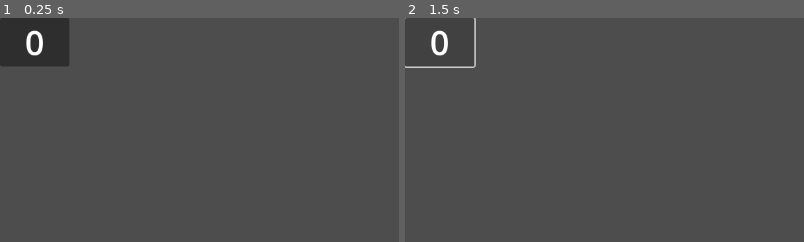
Above: before the commit, frames 1-2 (left to right).
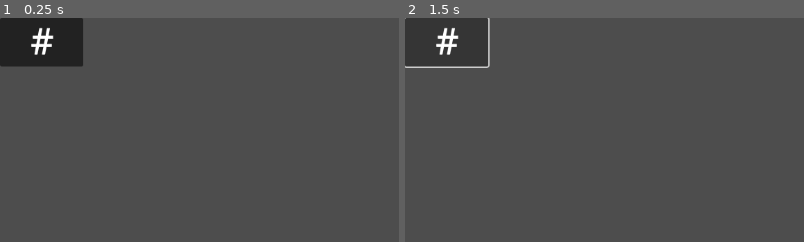
Above: after the commit, the same moments.

Repository: tohuynhphuc/Calculator-Game
Game: Godot game, scene res://objects/buttons/number_buttons/number_btn.tscn
Same seed, same stepped clock (60 frames per second), same inputs: the game is played once before the commit and once after it. This scene is started directly instead of the project's main scene.
Inputs:
- Up to frame 1 (0.25 s): no input
- Up to frame 2 (1.5 s): click "0" (after the commit: "#") at 0.5 s; click "0" (after the commit: "#") at 1.25 s
The pictures show only the part of the screen within x 0-50%, y 0-50%; the shares and areas given below are measured in that part.

The runs differ from the first frame. In frame 1, 1.3% of the frame differs, in the area x 6-21%, y 0-22%; in frame 2, 0.8%.

Commit message:
Redo UI Elements

Diff:
--- a/game.tscn
+++ b/game.tscn
@@ -1,12 +1,21 @@
 [gd_scene load_steps=3 format=3 uid="uid://ckp7nafthdys2"]
 
 [ext_resource type="PackedScene" uid="uid://y6a0fr15urbp" path="res://objects/buttons/buttons_manager.tscn" id="1_80nbo"]
-[ext_resource type="PackedScene" uid="uid://ovmkfttsg6vm" path="res://objects/math_area/math_area.tscn" id="2_e2o6t"]
+[ext_resource type="PackedScene" uid="uid://bl67wqq1fxyor" path="res://ui.tscn" id="1_e2o6t"]
 
-[node name="Game" type="Node2D"]
+[node name="Game" type="Control"]
+layout_mode = 3
+anchors_preset = 15
+anchor_right = 1.0
+anchor_bottom = 1.0
+grow_horizontal = 2
+grow_vertical = 2
 
 [node name="ButtonsManager" parent="." instance=ExtResource("1_80nbo")]
-position = Vector2(79, 305)
+offset_left = 79.0
+offset_top = 305.0
+offset_right = 79.0
+offset_bottom = 305.0
 
-[node name="MathArea" parent="." instance=ExtResource("2_e2o6t")]
-position = Vector2(77, 105)
+[node name="UI" parent="." instance=ExtResource("1_e2o6t")]
+layout_mode = 1
--- a/objects/buttons/base_btn.gd
+++ b/objects/buttons/base_btn.gd
@@ -2,6 +2,7 @@
 extends Node2D
 
 enum btn_type {
+	BASE,
 	NUMBER,
 	EQUATION
 }
@@ -14,9 +15,10 @@
 
 const BTN_SCENE = preload("res://objects/buttons/base_btn.tscn")
 
-static func new_btn(num: int) -> NumberBtn:
-	var new_btn: NumberBtn = BTN_SCENE.instantiate()
-	new_btn.number = num
+static func new_btn(_value: String, _type: btn_type) -> BaseBtn:
+	var new_btn: BaseBtn = BTN_SCENE.instantiate()
+	new_btn.set_value(_value)
+	new_btn.set_type(_type)
 	return new_btn
 
 
@@ -24,11 +26,20 @@
 	value = new_value
 
 
+func set_type(new_type: btn_type) -> void:
+	type = new_type
+
+
 # Called when the node enters the scene tree for the first time.
 func _ready() -> void:
-	label.text = value
+	pass
 
 
 # Called every frame. 'delta' is the elapsed time since the previous frame.
 func _process(delta: float) -> void:
-	pass
+	if label.text != value:
+		label.text = value
+
+
+func get_value() -> String:
+	return value
--- a/objects/buttons/base_btn.tscn
+++ b/objects/buttons/base_btn.tscn
@@ -2,17 +2,22 @@
 
 [ext_resource type="Script" uid="uid://cpaw16ruswkla" path="res://objects/buttons/base_btn.gd" id="1_fl1qo"]
 
-[node name="base_btn" type="Node2D"]
+[node name="base_btn" type="PanelContainer"]
+offset_right = 8.0
+offset_bottom = 8.0
 script = ExtResource("1_fl1qo")
 
 [node name="Button" type="Button" parent="."]
-offset_right = 100.0
-offset_bottom = 70.0
+custom_minimum_size = Vector2(120, 70)
+layout_mode = 2
 
 [node name="Label" type="Label" parent="Button"]
-layout_mode = 0
-offset_right = 100.0
-offset_bottom = 70.0
+layout_mode = 1
+anchors_preset = 15
+anchor_right = 1.0
+anchor_bottom = 1.0
+grow_horizontal = 2
+grow_vertical = 2
 theme_override_font_sizes/font_size = 49
 text = "#"
 horizontal_alignment = 1
--- a/objects/buttons/buttons_manager.gd
+++ b/objects/buttons/buttons_manager.gd
@@ -1,20 +1,29 @@
 extends Node2D
 
-@onready var grid: GridContainer = $GridContainer
+@export var number_grid: GridContainer
+@export var equation_grid: GridContainer
 
-var number_button_arr: Array[int] = [1, 2, 3, 4, 5, 6]
+var number_button_arr: Array[String] = ["1", "2", "3", "4", "5", "6"]
+var equation_button_arr: Array[String] = ["+", "-", "*", "/", "(", ")"]
 
-@export var grid_size_x = 120
-@export var grid_size_y = 90
-@export var grid_cols = 5
+#@export var grid_size_x = 120
+#@export var grid_size_y = 90
+#@export var number_grid_cols = 5
+#@export var equation_grid_cols = 3
 
 # Called when the node enters the scene tree for the first time.
 func _ready() -> void:
 	for i in number_button_arr.size():
-		var button = NumberBtn.new_btn(number_button_arr[i])
-		button.position = calculate_grid_position(i, grid_cols, grid_size_x, grid_size_y)
-		grid.add_child(button)
-		print(button)
+		var button = NumberBtn.new_btn(str(number_button_arr[i]))
+		#button.position = calculate_grid_position(i, number_grid_cols, grid_size_x, grid_size_y)
+		number_grid.add_child(button)
+		print(button.get_value())
+
+	for i in equation_button_arr.size():
+		var button = EquationBtn.new_btn(str(equation_button_arr[i]))
+		#button.position = calculate_grid_position(i, equation_grid_cols, grid_size_x, grid_size_y)
+		equation_grid.add_child(button)
+		print(button.get_value())
 
 
 # Called every frame. 'delta' is the elapsed time since the previous frame.
--- a/objects/buttons/buttons_manager.tscn
+++ b/objects/buttons/buttons_manager.tscn
@@ -2,14 +2,9 @@
 
 [ext_resource type="Script" uid="uid://bsrq7epkhx0m5" path="res://objects/buttons/buttons_manager.gd" id="1_18tkk"]
 
-[node name="ButtonsManager" type="Node2D"]
+[node name="ButtonsManager" type="Control" node_paths=PackedStringArray("number_grid", "equation_grid")]
+layout_mode = 3
+anchors_preset = 0
 script = ExtResource("1_18tkk")
-
-[node name="NumberContainer" type="GridContainer" parent="."]
-offset_right = 1034.0
-offset_bottom = 265.0
-columns = 5
-
-[node name="EquationContainer" type="GridContainer" parent="."]
-offset_right = 40.0
-offset_bottom = 40.0
+number_grid = NodePath("")
+equation_grid = NodePath("")
--- /dev/null
+++ b/objects/buttons/equation_buttons/equation_btn.gd
@@ -0,0 +1,19 @@
+class_name EquationBtn
+extends BaseBtn
+
+const EQUATION_BTN_SCENE = preload("res://objects/buttons/equation_buttons/equation_btn.tscn")
+
+static func new_btn(_value: String, _type: btn_type = btn_type.EQUATION) -> EquationBtn:
+	var new_btn: EquationBtn = EQUATION_BTN_SCENE.instantiate()
+	new_btn.set_value(_value)
+	new_btn.set_type(_type)
+	return new_btn
+
+
+# Called when the node enters the scene tree for the first time.
+func _ready() -> void:
+	pass
+
+
+func _on_button_pressed() -> void:
+	EventBus.equation_button_clicked.emit(value)
--- /dev/null
+++ b/objects/buttons/equation_buttons/equation_btn.tscn
@@ -0,0 +1,12 @@
+[gd_scene load_steps=3 format=3 uid="uid://bfyd76cs1cw83"]
+
+[ext_resource type="PackedScene" uid="uid://8h5l3r7g8np4" path="res://objects/buttons/base_btn.tscn" id="1_kbvsr"]
+[ext_resource type="Script" uid="uid://dus18owr1aukr" path="res://objects/buttons/equation_buttons/equation_btn.gd" id="2_3lgat"]
+
+[node name="equation_btn" instance=ExtResource("1_kbvsr")]
+script = ExtResource("2_3lgat")
+
+[node name="Button" parent="." index="0"]
+layout_mode = 0
+
+[connection signal="pressed" from="Button" to="." method="_on_button_pressed"]
--- a/objects/buttons/number_buttons/number_btn.gd
+++ b/objects/buttons/number_buttons/number_btn.gd
@@ -1,27 +1,19 @@
 class_name NumberBtn
 extends BaseBtn
 
-@export var number : int
-
-signal button_pressed
-
 const NUMBER_BTN_SCENE = preload("res://objects/buttons/number_buttons/number_btn.tscn")
 
-static func new_btn(num: int) -> NumberBtn:
+static func new_btn(_value: String, _type: btn_type = btn_type.NUMBER) -> NumberBtn:
 	var new_btn: NumberBtn = NUMBER_BTN_SCENE.instantiate()
-	new_btn.number = num
+	new_btn.set_value(_value)
+	new_btn.set_type(_type)
 	return new_btn
 
 
 # Called when the node enters the scene tree for the first time.
 func _ready() -> void:
-	label.text = str(number)
-
-
-# Called every frame. 'delta' is the elapsed time since the previous frame.
-func _process(delta: float) -> void:
 	pass
 
 
 func _on_button_pressed() -> void:
-	EventBus.number_button_clicked.emit(number)
+	EventBus.number_button_clicked.emit(value)
--- a/objects/buttons/number_buttons/number_btn.tscn
+++ b/objects/buttons/number_buttons/number_btn.tscn
@@ -1,23 +1,12 @@
-[gd_scene load_steps=2 format=3 uid="uid://d8do8ae5x2ai"]
+[gd_scene load_steps=3 format=3 uid="uid://d8do8ae5x2ai"]
 
-[ext_resource type="Script" uid="uid://bvwh2cdwhq1ld" path="res://objects/buttons/number_buttons/number_btn.gd" id="1_pgaxo"]
+[ext_resource type="PackedScene" uid="uid://8h5l3r7g8np4" path="res://objects/buttons/base_btn.tscn" id="1_pgaxo"]
+[ext_resource type="Script" uid="uid://bvwh2cdwhq1ld" path="res://objects/buttons/number_buttons/number_btn.gd" id="2_36fk0"]
 
-[node name="NumberBtn" type="Node2D"]
-script = ExtResource("1_pgaxo")
-number = null
+[node name="number_btn" instance=ExtResource("1_pgaxo")]
+script = ExtResource("2_36fk0")
 
-[node name="Button" type="Button" parent="."]
-offset_right = 100.0
-offset_bottom = 70.0
+[node name="Button" parent="." index="0"]
+layout_mode = 0
 
-[node name="Label" type="Label" parent="Button"]
-layout_mode = 0
-offset_right = 100.0
-offset_bottom = 70.0
-theme_override_font_sizes/font_size = 49
-text = "1"
-horizontal_alignment = 1
-vertical_alignment = 1
-
-[connection signal="button_pressed" from="." to="." method="_on_button_pressed"]
 [connection signal="pressed" from="Button" to="." method="_on_button_pressed"]
--- a/objects/math_area/math_area.gd
+++ b/objects/math_area/math_area.gd
@@ -1,13 +1,14 @@
 extends Node2D
 
-@onready var label = $Label
+@onready var label = $PanelContainer/MarginContainer/VBoxContainer/Expression
 
 var characters: Array[String] = []
 
 
 # Called when the node enters the scene tree for the first time.
 func _ready() -> void:
-	EventBus.number_button_clicked.connect(on_number_buttons_clicked)
+	EventBus.number_button_clicked.connect(on_buttons_clicked)
+	EventBus.equation_button_clicked.connect(on_buttons_clicked)
 
 
 # Called every frame. 'delta' is the elapsed time since the previous frame.
@@ -15,7 +16,6 @@
 	var text = ""
 	for char in characters:
 		text += char
-		text += " "
 	label.text = text
 
 
@@ -30,6 +30,6 @@
 	characters.remove_at(characters.size() - 1)
 
 
-func on_number_buttons_clicked(value: int) -> void:
-	add_characters(str(value))
+func on_buttons_clicked(value: String) -> void:
+	add_characters(value)
 	print(value)
--- a/objects/math_area/math_area.tscn
+++ b/objects/math_area/math_area.tscn
@@ -2,11 +2,30 @@
 
 [ext_resource type="Script" uid="uid://bomksf8o6q2j1" path="res://objects/math_area/math_area.gd" id="1_6qtjq"]
 
-[node name="MathArea" type="Node2D"]
+[node name="MathArea" type="PanelContainer"]
+offset_right = 800.0
+offset_bottom = 354.0
 script = ExtResource("1_6qtjq")
 
-[node name="Label" type="Label" parent="."]
-offset_right = 1035.0
-offset_bottom = 100.0
+[node name="MarginContainer" type="MarginContainer" parent="."]
+layout_mode = 2
+theme_override_constants/margin_left = 50
+theme_override_constants/margin_top = 50
+theme_override_constants/margin_right = 50
+theme_override_constants/margin_bottom = 50
+
+[node name="VBoxContainer" type="VBoxContainer" parent="MarginContainer"]
+layout_mode = 2
+
+[node name="TargetNumber" type="Label" parent="MarginContainer/VBoxContainer"]
+layout_mode = 2
+size_flags_horizontal = 4
+size_flags_vertical = 1
+theme_override_font_sizes/font_size = 96
+text = "###"
+
+[node name="Expression" type="Label" parent="MarginContainer/VBoxContainer"]
+custom_minimum_size = Vector2(700, 0)
+layout_mode = 2
 theme_override_font_sizes/font_size = 86
 text = "sample"
--- a/project.godot
+++ b/project.godot
@@ -19,6 +19,10 @@
 
 EventBus="*res://utils/autoload/event_bus.gd"
 
+[gui]
+
+theme/default_font_multichannel_signed_distance_field=true
+
 [rendering]
 
 renderer/rendering_method="gl_compatibility"
--- /dev/null
+++ b/ui.tscn
@@ -0,0 +1,76 @@
+[gd_scene load_steps=3 format=3 uid="uid://bl67wqq1fxyor"]
+
+[ext_resource type="PackedScene" uid="uid://ovmkfttsg6vm" path="res://objects/math_area/math_area.tscn" id="1_27fn8"]
+[ext_resource type="Script" uid="uid://cpaw16ruswkla" path="res://objects/buttons/base_btn.gd" id="2_nltto"]
+
+[node name="UI" type="Control"]
+layout_mode = 3
+anchors_preset = 15
+anchor_right = 1.0
+anchor_bottom = 1.0
+grow_horizontal = 2
+grow_vertical = 2
+size_flags_horizontal = 3
+size_flags_vertical = 3
+
+[node name="HBoxContainer" type="HBoxContainer" parent="."]
+layout_mode = 1
+anchors_preset = 15
+anchor_right = 1.0
+anchor_bottom = 1.0
+grow_horizontal = 2
+grow_vertical = 2
+theme_override_constants/separation = 10
+
+[node name="LeftPanel" type="PanelContainer" parent="HBoxContainer"]
+layout_mode = 2
+size_flags_horizontal = 3
+size_flags_stretch_ratio = 3.0
+
+[node name="LeftSide" type="VBoxContainer" parent="HBoxContainer/LeftPanel"]
+layout_mode = 2
+theme_override_constants/separation = 10
+
+[node name="ProgressBar" type="ProgressBar" parent="HBoxContainer/LeftPanel/LeftSide"]
+layout_mode = 2
+
+[node name="MathArea" parent="HBoxContainer/LeftPanel/LeftSide" instance=ExtResource("1_27fn8")]
+layout_mode = 2
+
+[node name="NumberContainer" type="GridContainer" parent="HBoxContainer/LeftPanel/LeftSide"]
+layout_mode = 2
+size_flags_vertical = 3
+columns = 8
+script = ExtResource("2_nltto")
+
+[node name="RightPanel" type="PanelContainer" parent="HBoxContainer"]
+layout_mode = 2
+size_flags_horizontal = 3
+
+[node name="VBoxContainer" type="VBoxContainer" parent="HBoxContainer/RightPanel"]
+layout_mode = 2
+
+[node name="Money" type="Control" parent="HBoxContainer/RightPanel/VBoxContainer"]
+custom_minimum_size = Vector2(0, 80)
+layout_mode = 2
+
+[node name="MoneyText" type="Label" parent="HBoxContainer/RightPanel/VBoxContainer/Money"]
+layout_mode = 1
+anchors_preset = 8
+anchor_left = 0.5
+anchor_top = 0.5
+anchor_right = 0.5
+anchor_bottom = 0.5
+offset_left = -20.5
+offset_top = -11.1667
+offset_right = 20.5
+offset_bottom = 11.1667
+grow_horizontal = 2
+grow_vertical = 2
+theme_override_font_sizes/font_size = 41
+text = "$###"
+
+[node name="EquationContainer" type="GridContainer" parent="HBoxContainer/RightPanel/VBoxContainer"]
+layout_mode = 2
+size_flags_vertical = 3
+columns = 3
--- a/utils/autoload/event_bus.gd
+++ b/utils/autoload/event_bus.gd
@@ -1,4 +1,4 @@
 extends Node
 
-signal number_button_clicked(value: int)
+signal number_button_clicked(value: String)
 signal equation_button_clicked(value: String)
--- /dev/null
+++ b/utils/calculator.gd
@@ -0,0 +1,299 @@
+class_name Calculator
+
+static func evaluate(expression: String) -> Variant:
+	if expression.strip_edges() == "":
+		return null
+
+	var tokens = tokenize(expression)
+	if tokens.size() == 0:  # tokenizer failed or empty
+		return null
+
+	var processed = _process_unary_and_implicit(tokens)
+	if processed.size() == 0:
+		return null
+
+	var rpn = infix_to_postfix(processed)
+	if rpn == null or rpn.size() == 0:  # invalid infix
+		return null
+
+	var result = evaluate_postfix(rpn)
+	if result == null:
+		return null
+
+	return result
+
+
+static func tokenize(expr: String) -> Array:
+	print(expr)
+	var tokens: Array = []
+	var i := 0
+	expr = expr.strip_edges()
+
+	var single_ops := ["+", "-", "*", "/", "^", "!", "(", ")", ","]
+
+	while i < expr.length():
+		var c := expr[i]
+
+		# Skip spaces
+		if c == " " or c == "\t":
+			i += 1
+			continue
+
+		# --- NUMBER ---------------------------------------------------------
+		if _is_digit(c) or (c == "." and i + 1 < expr.length() and _is_digit(expr[i+1])):
+			var start = i
+			i += 1
+			while i < expr.length() and (_is_digit(expr[i]) or expr[i] == "."):
+				i += 1
+			tokens.append(expr.substr(start, i - start))
+			continue
+
+		# --- IDENTIFIER (function or variable) ------------------------------
+		if _is_alpha(c):
+			var start = i
+			i += 1
+			while i < expr.length() and (_is_alnum(expr[i]) or expr[i] == "_"):
+				i += 1
+			tokens.append(expr.substr(start, i - start))
+			continue
+
+		# --- OPERATORS / PARENS / COMMA ------------------------------------
+		if single_ops.has(c):
+			tokens.append(c)
+			i += 1
+			continue
+
+		push_error("Invalid token at index %d: '%s'" % [i, c])
+		return []
+
+	tokens = _process_unary_and_implicit(tokens)
+	return tokens
+
+
+# ---- Character helpers (Godot 4) --------------------------------------------
+
+static func _is_digit(c: String) -> bool:
+	return c >= "0" and c <= "9"
+
+static func _is_alpha(c: String) -> bool:
+	return (c >= "a" and c <= "z") or (c >= "A" and c <= "Z")
+
+static func _is_alnum(c: String) -> bool:
+	return _is_alpha(c) or _is_digit(c)
+
+
+# ---- Unary minus + implicit multiplication ----------------------------------
+
+static func _process_unary_and_implicit(tokens: Array) -> Array:
+	print(tokens)
+	var out: Array = []
+	var prev = null
+
+	for t in tokens:
+		var is_op := ["+", "-", "*", "/", "^", "!"].has(t)
+		var is_number: bool = t.is_valid_float()
+		var is_ident: bool = not is_number and not is_op and not ["(", ")", ","].has(t)
+
+		# UNARY MINUS
+		if t == "-":
+			if prev == null or prev in ["+", "-", "*", "/", "^", "(", ","]:
+				out.append("u-")
+			else:
+				out.append("-")
+			prev = t
+			continue
+
+		# IMPLICIT MULTIPLICATION
+		var insert_mul := false
+
+		if prev != null:
+			var prev_can_end = (prev.is_valid_float() or _is_identifier(prev) or prev == ")")
+			var t_can_start = (is_number or is_ident or t == "(")
+
+			if prev_can_end and t_can_start:
+				if not (_is_identifier(prev) and t == "("):
+					insert_mul = true
+
+		if insert_mul:
+			out.append("*")
+
+		out.append(t)
+		prev = t
+
+	return out
+
+
+static func _is_identifier(t: String) -> bool:
+	if t.is_valid_float(): return false
+	if t in ["+", "-", "*", "/", "^", "!", "u-", "(", ")", ","]: return false
+	return true
+
+
+
+#static func preprocess_tokens(tokens: Array) -> Variant:
+	#var result: Array = []
+	#var last: String = ""  # previous token
+#
+	#for token in tokens:
+		## --- DETECT UNARY MINUS ---
+		#if token == "-":
+			#var is_unary = false
+#
+			#if last == null:
+				#is_unary = true
+			#elif Operators.OPERATORS.has(last):
+				#is_unary = true
+			#elif last == "(":
+				#is_unary = true
+#
+			#if is_unary:
+				#result.append("u-")
+			#else:
+				#result.append("-")
+#
+		## --- IMPLICIT MULTIPLICATION DETECTION ---
+		#else:
+			#if last != null:
+				#var mul_needed = false
+#
+				#var last_is_number = last.is_valid_float()
+				#var last_is_func = Operators.FUNCTIONS.has(last)
+				#var last_is_rparen = last == ")"
+#
+				#var token_is_number = token.is_valid_float()
+				#var token_is_func = Operators.FUNCTIONS.has(token)
+				#var token_is_lparen = token == "("
+#
+				## Cases where we insert *
+				#if last_is_number and token_is_lparen: mul_needed = true
+				#elif last_is_number and token_is_func: mul_needed = true
+				#elif last_is_rparen and token_is_lparen: mul_needed = true
+				#elif last_is_rparen and token_is_func: mul_needed = true
+				#elif last_is_func and token_is_lparen: mul_needed = true
+				#elif last_is_number and token_is_number: mul_needed = true  # only if you allow "2 3"
+#
+				#if mul_needed:
+					#result.append("*")
+#
+			#result.append(token)
+#
+		#last = result[-1]
+#
+	#return result
+
+
+static func infix_to_postfix(tokens: Array) -> Variant:
+	print(tokens)
+	var output = []
+	var stack = []
+
+	for token in tokens:
+		# Is number?
+		if token.is_valid_float():
+			output.append(token)
+
+		# Is function?
+		elif Operators.FUNCTIONS.has(token):
+			stack.append(token)
+
+		# Is operator?
+		elif Operators.OPERATORS.has(token):
+			var o1 = token
+			while stack.size() > 0:
+				var top = stack[-1]
+				if Operators.OPERATORS.has(top):
+					var o2 = top
+					var p1 = Operators.OPERATORS[o1].precedence
+					var p2 = Operators.OPERATORS[o2].precedence
+					var assoc = Operators.OPERATORS[o1].assoc
+
+					var cond_left  = assoc == "left"  and p1 <= p2
+					var cond_right = assoc == "right" and p1 <  p2
+
+					if cond_left or cond_right:
+						output.append(stack.pop_back())
+					else:
+						break
+				else:
+					break
+
+			stack.append(o1)
+
+		# Left parenthesis
+		elif token == "(":
+			stack.append(token)
+
+		# Right parenthesis
+		elif token == ")":
+			var found_left_paren = false
+			while stack.size() > 0:
+				var top = stack.pop_back()
+				if top == "(":
+					found_left_paren = true
+					break
+				output.append(top)
+
+			if not found_left_paren:
+				return null  # invalid parentheses
+
+			# If a function is on top, pop it too
+			if stack.size() > 0 and Operators.FUNCTIONS.has(stack[-1]):
+				output.append(stack.pop_back())
+
+		else:
+			return null  # unknown token
+
+	# Pop all remaining operators
+	for op in stack:
+		if op == "(" or op == ")":
+			return null  # mismatched parentheses
+		output.append(op)
+
+	return output
+
+
+static func evaluate_postfix(postfix: Array) -> Variant:
+	print(postfix)
+	if postfix == [null]:
+		return null
+
+	var stack = []
+
+	for token in postfix:
+		if token.is_valid_float():
+			stack.append(float(token))
+
+		elif Operators.OPERATORS.has(token):
+			var arity = Operators.OPERATORS[token].arity
+
+			if stack.size() < arity:
+				return null
+
+			if arity == 1:
+				var a = stack.pop_back()
+				stack.append(Operators.OPERATORS[token]["func"].call(a))
+
+			elif arity == 2:
+				var b = stack.pop_back()
+				var a = stack.pop_back()
+				stack.append(Operators.OPERATORS[token]["func"].call(a, b))
+
+		elif Operators.FUNCTIONS.has(token):
+			# We only support 1-2 args; extend if needed
+			if stack.size() < 1:
+				return null
+			if Operators.FUNCTIONS[token].get_argument_count() == 1:
+				var a = stack.pop_back()
+				stack.append(Operators.FUNCTIONS[token].call(a))
+			elif Operators.FUNCTIONS[token].get_argument_count() == 2:
+				var b = stack.pop_back()
+				var a = stack.pop_back()
+				stack.append(Operators.FUNCTIONS[token].call(a, b))
+
+		else:
+			return null
+
+	if stack.size() != 1:
+		return null
+
+	return stack[0]
--- /dev/null
+++ b/utils/operators.gd
@@ -0,0 +1,33 @@
+class_name Operators
+
+# Operator metadata
+# precedence: higher = stronger binding
+# associativity: "left" or "right"
+# arity: number of operands
+
+static var OPERATORS = {
+	"+":  {"precedence": 1, "assoc": "left",  "arity": 2, "func": func(a, b): return a + b},
+	"-":  {"precedence": 1, "assoc": "left",  "arity": 2, "func": func(a, b): return a - b},
+	"*":  {"precedence": 2, "assoc": "left",  "arity": 2, "func": func(a, b): return a * b},
+	"/":  {"precedence": 2, "assoc": "left",  "arity": 2, "func": func(a, b): return a / b},
+	"^":  {"precedence": 3, "assoc": "right", "arity": 2, "func": func(a, b): return pow(a, b)},
+
+	"u-": {"precedence": 4, "assoc": "right", "arity": 1, "func": func(a): return -a},
+
+	"!":  {"precedence": 4, "assoc": "right", "arity": 1, "func": func(a): return factorial(a)},
+}
+
+# Registered functions (min, max, sin, cos, tan, etc)
+static var FUNCTIONS = {
+	"sin": func(a): return sin(a),
+	"cos": func(a): return cos(a),
+	"tan": func(a): return tan(a),
+	"min": func(a, b): return min(a, b),
+	"max": func(a, b): return max(a, b),
+}
+
+static func factorial(a: int) -> int:
+	var prod = 1
+	for i in range(a):
+		prod *= (i + 1)
+	return prod
Not shown, added: objects/buttons/equation_buttons/equation_btn.gd.uid
Not shown, added: utils/calculator.gd.uid
Not shown, added: utils/operators.gd.uid
